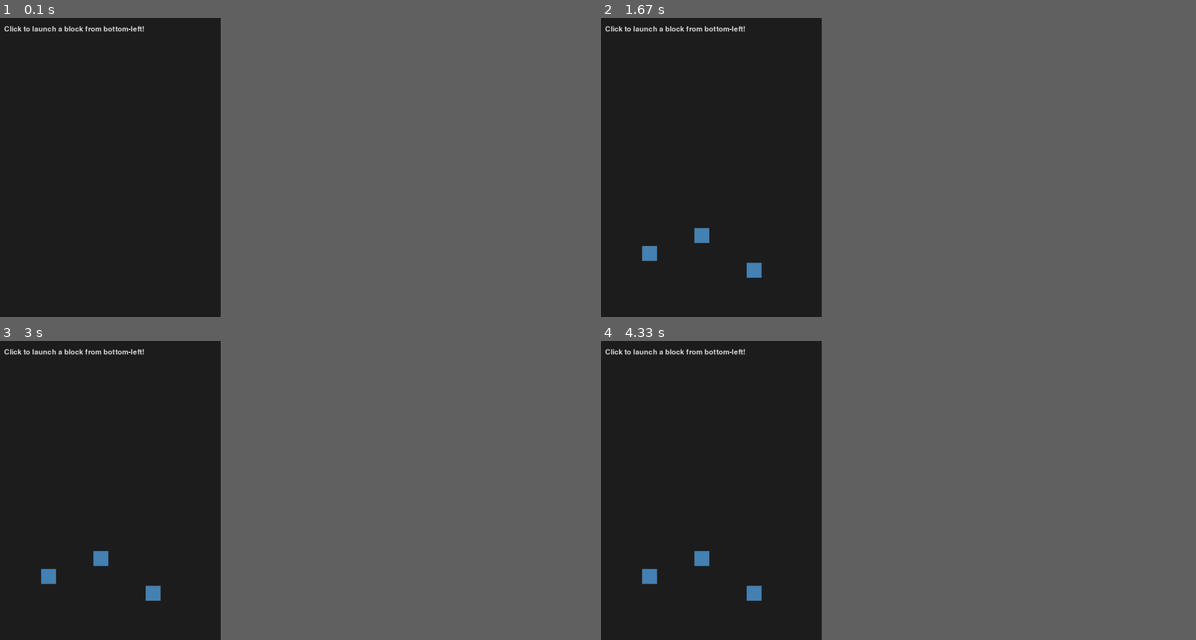
Above: before the commit, frames 1-4 (two rows, left to right).
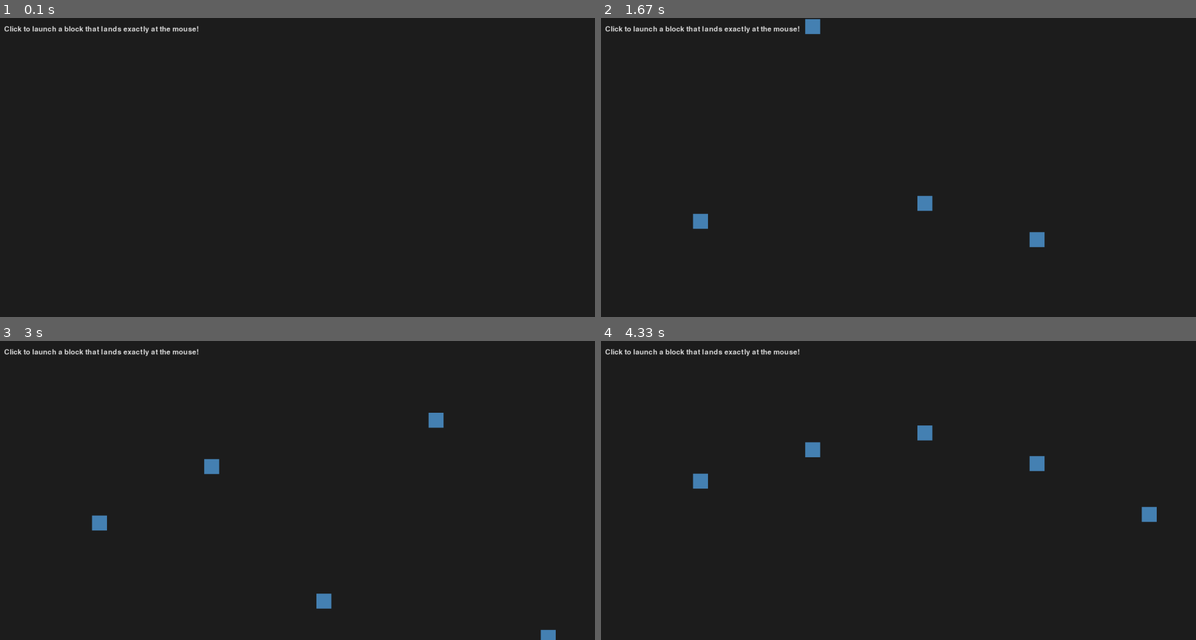
Above: after the commit, the same moments.

Repository: SquareRoot49/New-2048-Game
Game: pygame game, started from Game develop/pygame_block_launcher.py
Two runs of this game, one before a commit and one after it. Both use one fixed random seed, a clock stepped at 60 frames per second and the inputs below.
Inputs (mouse positions are in pixels of both pictures, inside the frame that each line leads up to):
- Up to frame 1 (0.1 s): no input
- Up to frame 2 (1.67 s): click (898, 167) at 0.38 s; click (898, 185) at 0.72 s; click (714, 122) at 1.05 s; click (1112, 272) at 1.38 s
- Up to frame 3 (3 s): click (309, 388) at 1.72 s; click (267, 568) at 2.05 s; click (273, 439) at 2.38 s; click (214, 427) at 2.72 s
- Up to frame 4 (4.33 s): click (1053, 463) at 3.05 s; click (1082, 484) at 3.38 s; click (1023, 436) at 3.72 s; click (720, 430) at 4.05 s
The window is 337x450 before the commit and 900x450 after it. Grey fills any space a smaller window leaves; there, only what the larger window draws over its background counts as a difference.

The runs differ from the first frame. In frame 1, 0.2% of the frame differs, in the area x 9-34%, y 2-6%; in frame 2, 1.2%; in frame 3, 1.3%; in frame 4, 1.3%, in the area x 6-94%, y 2-87%.

Commit message:
Prompt 3: Modify the projectile system

Diff:
--- a/Game develop/pygame_block_launcher.py
+++ b/Game develop/pygame_block_launcher.py
@@ -1,25 +1,25 @@
 import pygame
 import sys
 import os
+import math
 
 # --- Settings ---
-SCREEN_WIDTH = 600
+SCREEN_WIDTH = 1600
 SCREEN_HEIGHT = 800
 BLOCK_SIZE = 40
 BLOCK_COLOR = (70, 130, 180)  # Steel Blue
 BLOCK_IMAGE_PATH = "block.png"  # Place an image named 'block.png' in the same folder if available
-HORIZONTAL_SPEED = 7  # Constant speed to the right
-VERTICAL_SPEED = -12  # Initial upward speed (negative is up)
+FIXED_VX = 15  # Fixed horizontal velocity (pixels per frame)
 GRAVITY = 0.35  # Gravity acceleration
 FPS = 60
 
 # --- Block Class ---
 class Block:
-    def __init__(self, x, y, image=None):
+    def __init__(self, x, y, vx, vy, image=None):
         self.x = x
         self.y = y
-        self.vx = HORIZONTAL_SPEED
-        self.vy = VERTICAL_SPEED
+        self.vx = vx
+        self.vy = vy
         self.image = image
         self.rect = pygame.Rect(self.x, self.y, BLOCK_SIZE, BLOCK_SIZE)
 
@@ -58,15 +58,24 @@
             if event.type == pygame.QUIT:
                 running = False
             elif event.type == pygame.MOUSEBUTTONDOWN:
-                # Launch a new block from the fixed bottom-left corner
-                blocks.append(Block(launch_x, launch_y, block_image))
+                # Target position
+                mx, my = event.pos
+                dx = mx - launch_x
+                dy = my - launch_y
+                if dx == 0:
+                    dx = 1  # Prevent division by zero
+                vx = FIXED_VX if dx > 0 else -FIXED_VX
+                t = abs(dx) / abs(vx)  # Time to reach target x
+                # Projectile formula: y = y0 + vy*t + 0.5*g*t^2 => vy = (y - y0 - 0.5*g*t^2) / t
+                vy = (dy - 0.5 * GRAVITY * t * t) / t
+                blocks.append(Block(launch_x, launch_y, vx, vy, block_image))
 
         # Update blocks
         for block in blocks:
             block.update()
 
-        # Remove blocks that move off the screen (right or bottom)
-        blocks = [b for b in blocks if b.x < SCREEN_WIDTH and b.y < SCREEN_HEIGHT]
+        # Remove blocks that move off the screen (right, left, top, or bottom)
+        blocks = [b for b in blocks if 0 <= b.x < SCREEN_WIDTH and 0 <= b.y < SCREEN_HEIGHT]
 
         # Draw everything
         screen.fill((30, 30, 30))  # Dark background
@@ -75,7 +84,7 @@
 
         # Instructions
         font = pygame.font.SysFont(None, 28)
-        text = font.render("Click to launch a block from bottom-left!", True, (220, 220, 220))
+        text = font.render("Click to launch a block that lands exactly at the mouse!", True, (220, 220, 220))
         screen.blit(text, (20, 20))
 
         pygame.display.flip()
--- a/log.txt
+++ b/log.txt
@@ -29,3 +29,20 @@
 - Gravity is applied to the vertical velocity, creating a parabolic motion path
 - Blocks fly upward and forward at first, then curve downwards as gravity increases `vy`
 - Multiple blocks can move independently with their own motion
+
+## Prompt 3 – 2025-07-14
+
+**Prompt:**
+Upgrade the Pygame block launcher so that each block is fired from the bottom-left corner and moves toward the position where the user clicks. Compute the direction vector from the launch point to the mouse click point, normalize it, and multiply by a fixed launch speed to get the initial velocity. Apply gravity so the block follows a curved arc toward the target. Allow multiple blocks to move at the same time.
+
+**Files Modified:**
+- `pygame_block_launcher.py`
+
+**Description of Change:**
+Implemented direction-based projectile control:
+- Blocks are still fired from the bottom-left corner of the screen
+- On mouse click, the program calculates the vector from the launcher to the mouse position
+- This vector is normalized and scaled to a fixed initial speed (e.g., 10 px/frame)
+- The horizontal and vertical velocities (`vx`, `vy`) are set based on the click direction
+- Gravity is applied over time, affecting `vy`, resulting in a curved arc
+- Now the player can control the launch angle and trajectory by clicking different parts of the screen
